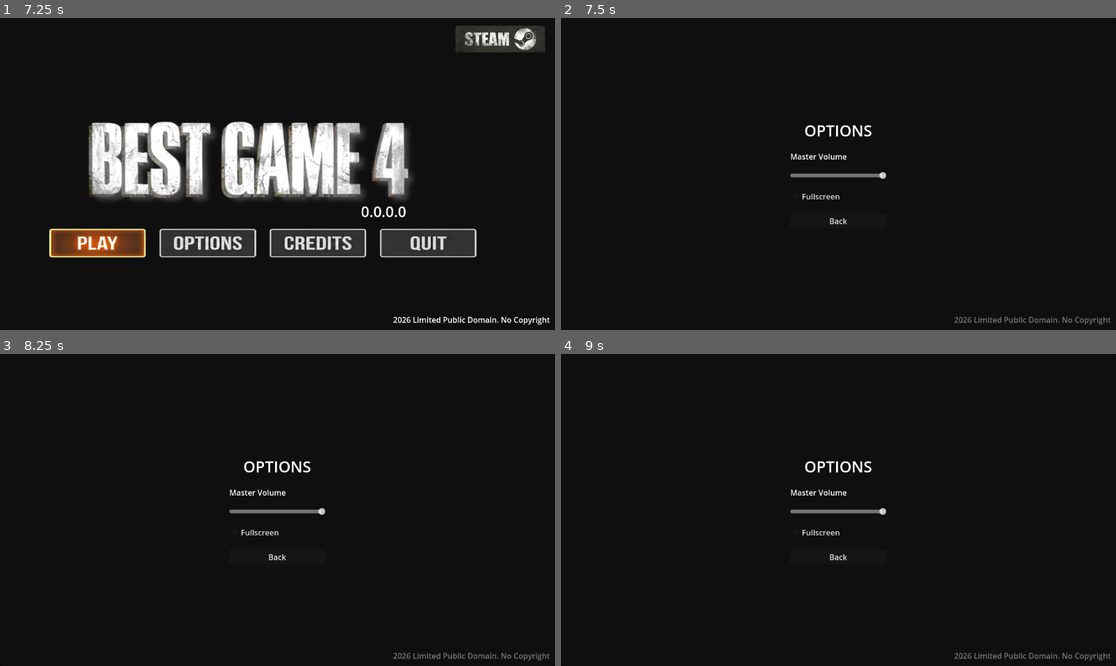
Above: before the commit, frames 1-4 (two rows, left to right).
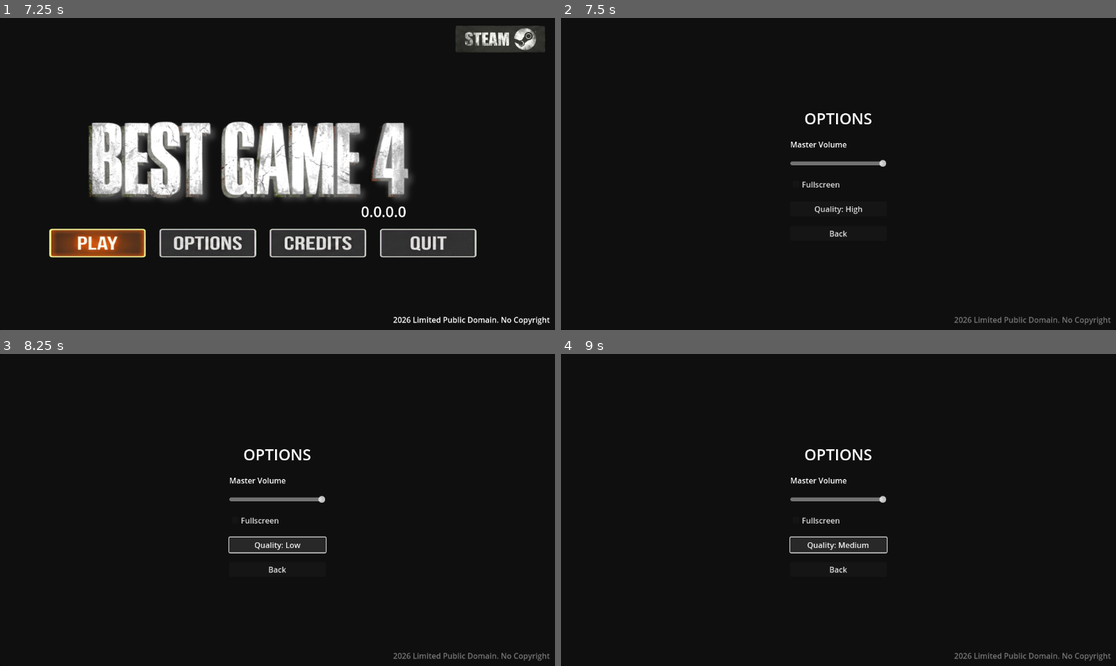
Above: after the commit, the same moments.

Repository: BoQsc/best-game-4-main-menu
Game: Godot game, scene res://node_2d.tscn
Same seed, same stepped clock (60 frames per second), same inputs: the game is played once before the commit and once after it. Video files are missing from this copy of the repository; at most half a second of black plays in their place.
Inputs (mouse positions are in pixels of both pictures, inside the frame that each line leads up to):
- Up to frame 1 (7.25 s): click (99, 242) at 0.5 s; click (99, 242) at 1.25 s; click (499, 39) at 2 s; click "0.0.0.0" at 2.75 s; click (499, 39) at 3.5 s; click "0.0.0.0" at 4.25 s; click (499, 39) at 5 s; click "0.0.0.0" at 5.75 s; click (99, 242) at 6.5 s
- Up to frame 2 (7.5 s): click (766, 242) at 7.25 s
- Up to frame 3 (8.25 s): click (277, 544) at 8 s, where only the run after the commit has a clickable "Quality: High"
- Up to frame 4 (9 s): click (838, 544) at 8.75 s, where only the run after the commit has a clickable "Quality: Low"

Frame 1 is identical in both runs. In frame 2, 1.5% of the frame differs, in the area x 41-59%, y 30-71%; in frame 3, 2.2%; in frame 4, 2.2%.

Commit message:
Add quality preset button example and make master volume control music

Diff:
--- a/options_menu.gd
+++ b/options_menu.gd
@@ -3,6 +3,10 @@
 signal back_pressed
 
 @onready var fullscreen_check = $Panel/VBoxContainer/FullscreenCheck
+@onready var quality_btn = $Panel/VBoxContainer/QualityButton
+
+var quality_presets = ["Low", "Medium", "High"]
+var quality_index = 2 # Default to High
 
 func _ready():
 	# Set the checkbox state based on the current window mode
@@ -11,13 +15,44 @@
 	if fullscreen_check:
 		fullscreen_check.button_pressed = is_fullscreen
 
+	# Set initial quality text
+	_update_quality_label()
+
+	# Set initial volume slider value
+	var master_idx = AudioServer.get_bus_index("Master")
+	var current_db = AudioServer.get_bus_volume_db(master_idx)
+	$Panel/VBoxContainer/HSlider.value = db_to_linear(current_db) * 100
+
+func _update_quality_label():
+	if quality_btn:
+		quality_btn.text = "Quality: " + quality_presets[quality_index]
+
 func _on_back_button_pressed():
 	# Emit a signal so the Main Menu knows to hide this and show itself again
 	back_pressed.emit()
 	queue_free() # Remove the options menu
+
+func _on_master_volume_changed(value):
+	# Value is 0-100, normalize to 0-1
+	var volume_linear = value / 100.0
+	var master_idx = AudioServer.get_bus_index("Master")
+
+	# Convert linear to dB and set
+	AudioServer.set_bus_volume_db(master_idx, linear_to_db(volume_linear))
 
 func _on_fullscreen_toggled(toggled_on):
 	if toggled_on:
 		DisplayServer.window_set_mode(DisplayServer.WINDOW_MODE_FULLSCREEN)
 	else:
 		DisplayServer.window_set_mode(DisplayServer.WINDOW_MODE_WINDOWED)
+
+func _on_quality_pressed():
+	# Cycle through presets: 0 -> 1 -> 2 -> 0
+	quality_index = (quality_index + 1) % quality_presets.size()
+	_update_quality_label()
+
+	# Apply logic here (Placeholder)
+	print("Quality changed to: ", quality_presets[quality_index])
+	# Example:
+	# if quality_index == 0:
+	# 	RenderingServer.global_shader_parameter_set("quality_level", 0)
--- a/options_menu.tscn
+++ b/options_menu.tscn
@@ -48,13 +48,21 @@
 layout_mode = 2
 value = 100.0
 
+[connection signal="value_changed" from="Panel/VBoxContainer/HSlider" to="." method="_on_master_volume_changed"]
+
 [node name="FullscreenCheck" type="CheckBox" parent="Panel/VBoxContainer"]
 layout_mode = 2
 text = "Fullscreen"
+
+[node name="QualityButton" type="Button" parent="Panel/VBoxContainer"]
+layout_mode = 2
+text = "Quality: High"
 
 [node name="BackButton" type="Button" parent="Panel/VBoxContainer"]
 layout_mode = 2
 text = "Back"
 
+[connection signal="value_changed" from="Panel/VBoxContainer/HSlider" to="." method="_on_master_volume_changed"]
 [connection signal="toggled" from="Panel/VBoxContainer/FullscreenCheck" to="." method="_on_fullscreen_toggled"]
+[connection signal="pressed" from="Panel/VBoxContainer/QualityButton" to="." method="_on_quality_pressed"]
 [connection signal="pressed" from="Panel/VBoxContainer/BackButton" to="." method="_on_back_button_pressed"]
